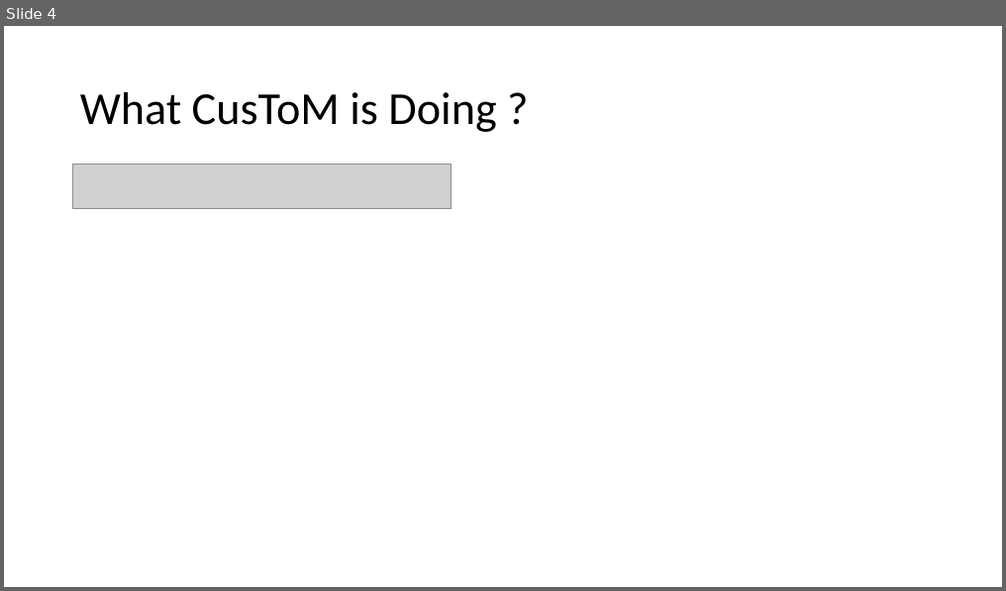
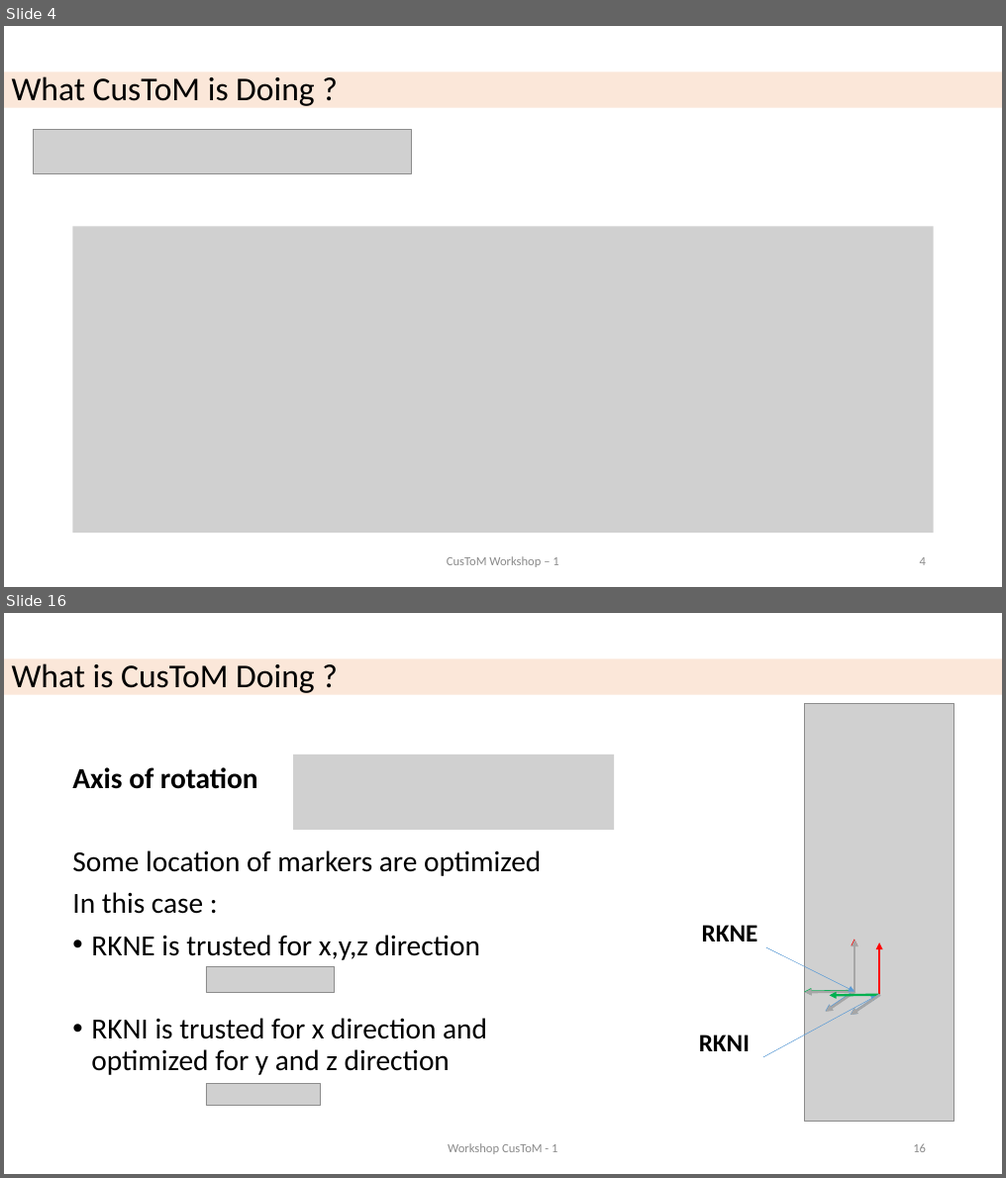
Before and after one commit to cpontonn/CusToM-Workshop, a slide deck: 1_KINEMATICS_AND_GEOMETRICAL_CALIBRATION.pptx. Shown one above the other, each under a label of ours: slide 4 before the commit, slides 4 and 16 after it; the slides between them are not shown. The pictures are 1006x591 and 1006x1178 pixels, drawn with LibreOffice and Linux fonts; fonts in the diff are those of the drawing; grey boxes stand for pictures. Boxes give left, top, right and bottom in pixels: in the first picture for what was removed or moved away, otherwise in the second. Text is boxed around its words. In the diff, an @@ line names an element or a change of style, - is before the commit and + after.

```diff
--- a/1_KINEMATICS_AND_GEOMETRICAL_CALIBRATION.pptx
+++ b/1_KINEMATICS_AND_GEOMETRICAL_CALIBRATION.pptx
@@ slide 16 added at (4, 613, 1002, 1174), background #FFFFFF @@
@@ title added at (4, 659, 1002, 694), fill #ED7D31 at 18% opacity, 32 pt, text #000000 @@
+What is CusToM Doing ?
@@ picture added at (805, 703, 954, 1121) @@
@@ picture added at (293, 755, 614, 830) @@
@@ text added at (72, 767, 541, 1075), 28 pt, text #000000 @@
+Axis of rotation
+Some location of markers are optimized
+In this case :
+• RKNE is trusted for x,y,z direction
+• RKNI is trusted for x direction and optimized for y and z direction
@@ text added at (702, 925, 758, 942), 24 pt, text #000000, bold @@
+RKNE
@@ picture added at (206, 967, 335, 992) @@
@@ arrow added from (766, 948) to (855, 992), #5B9BD5 0.5 pt @@
@@ arrow added from (854, 991) to (854, 940), #FF0000 2.25 pt @@
@@ arrow added from (855, 992) to (855, 940), #A6A6A6 2.25 pt @@
@@ arrow added from (880, 995) to (880, 943), #FF0000 2.25 pt @@
@@ arrow added from (764, 1058) to (877, 995), #5B9BD5 0.5 pt @@
@@ arrow added from (854, 991) to (804, 992), #00B050 2.25 pt @@
@@ arrow added from (855, 992) to (805, 992), #A6A6A6 2.25 pt @@
@@ arrow added from (855, 991) to (826, 1011), #5B9BD5 2.25 pt @@
@@ arrow added from (855, 992) to (826, 1012), #A6A6A6 2.25 pt @@
@@ arrow added from (880, 995) to (830, 995), #00B050 2.25 pt @@
@@ arrow added from (880, 995) to (850, 1015), #5B9BD5 2.25 pt @@
@@ arrow added from (880, 995) to (850, 1015), #A6A6A6 2.25 pt @@
@@ text added at (699, 1035, 749, 1052), 24 pt, text #000000, bold @@
+RKNI
@@ picture added at (206, 1084, 320, 1106) @@
@@ text added at (448, 1144, 557, 1155), 12 pt, text #8C8C8C @@
+Workshop CusToM - 1
@@ page number added at (913, 1144, 926, 1153), 12 pt, text #8C8C8C @@
+16
@@ slide 4 changed as well @@
@@ title "What CusToM is Doing ?": place and size @@
-title "What CusToM is Doing ?" at (80, 92, 496, 132)
+title "What CusToM is Doing ?" at (4, 72, 1002, 107)
@@ title "What CusToM is Doing ?" at (4, 72, 1002, 107): size 44 to 32 pt; fill none to #ED7D31 at 18% opacity @@
@@ picture: place and size @@
-picture at (73, 165, 450, 209)
+picture at (33, 129, 411, 174)
@@ picture added at (73, 227, 934, 534) @@
@@ text added at (447, 557, 558, 568), 12 pt, text #8C8C8C @@
+CusToM Workshop – 1
@@ page number added at (920, 558, 926, 566), 12 pt, text #8C8C8C @@
+4
```
Also in this commit, not shown: 4 other slides changed, 14 other slides added, 5 slides removed, 57 other files.
